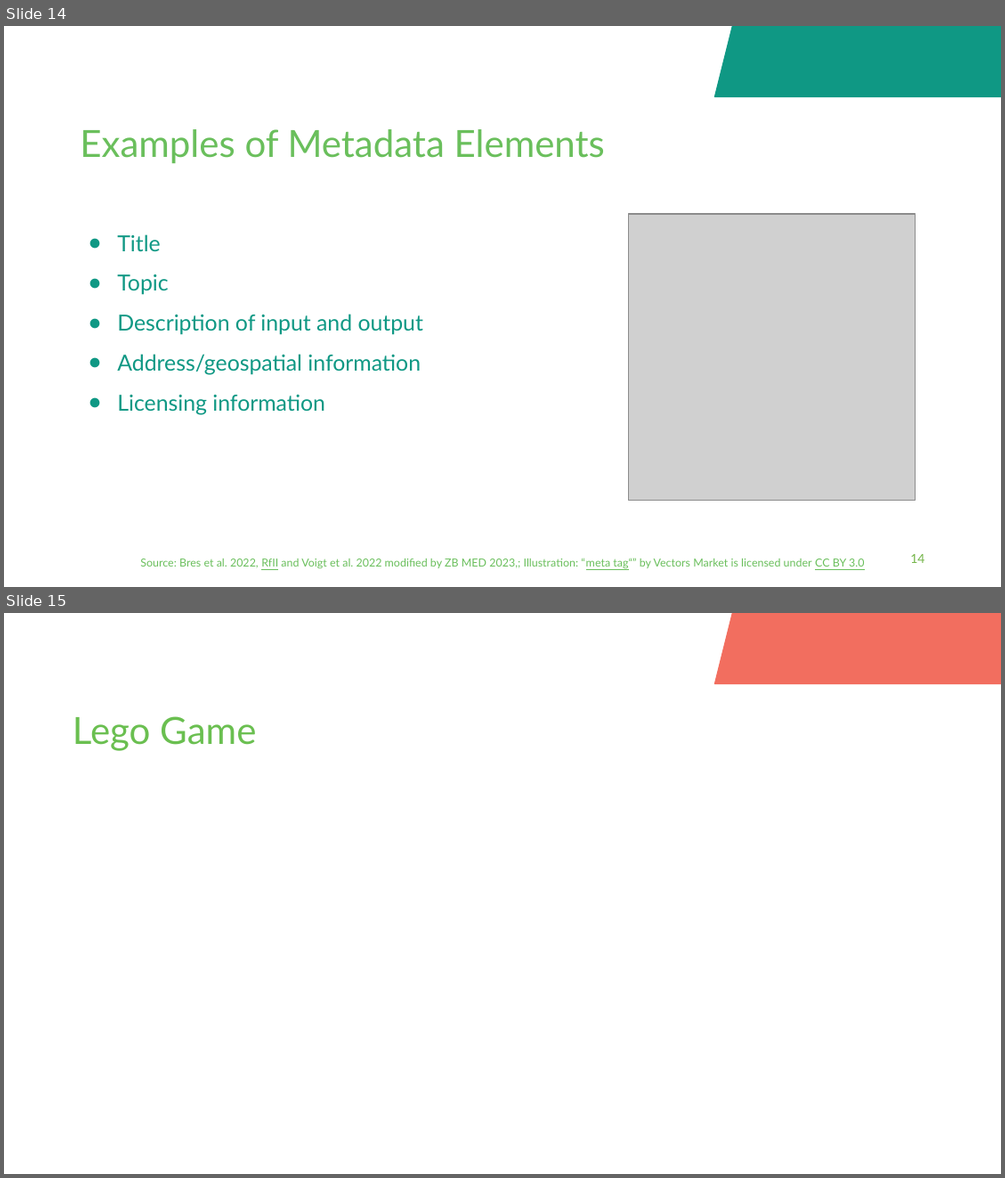
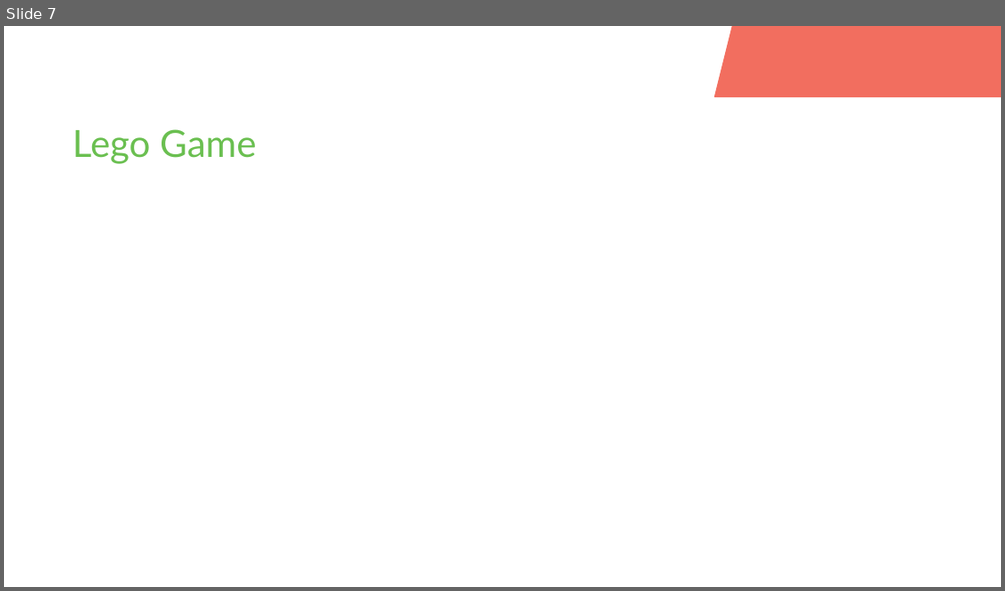
Before and after one commit to fairagro/FAIRagro_Modular-RDM-Training-Material, a slide deck: FAIRagro_Trainings_planned/2026-11_YSM_JKI/20261117-02-Documentation-Intro-05min-Bosse.odp. Shown one above the other, each under a label of ours: slides 14 and 15 before the commit, slide 7 after it. The pictures are 1005x1178 and 1005x591 pixels, drawn with LibreOffice and Linux fonts; fonts in the diff are those of the drawing; grey boxes stand for pictures; background and template pictures are left out. Boxes give left, top, right and bottom in pixels: in the first picture for what was removed or moved away, otherwise in the second. Text is boxed around its words. In the diff, an @@ line names an element or a change of style, - is before the commit and + after.

```diff
--- a/FAIRagro_Trainings_planned/2026-11_YSM_JKI/20261117-02-Documentation-Intro-05min-Bosse.odp
+++ b/FAIRagro_Trainings_planned/2026-11_YSM_JKI/20261117-02-Documentation-Intro-05min-Bosse.odp
@@ slide 14 removed at [4, 26, 1001, 587], background #FFFFFF @@
@@ parallelogram removed at [715, 26, 1001, 97] @@
@@ title removed at [80, 129, 605, 163] @@
-Examples of Metadata Elements
@@ text removed at [117, 234, 423, 415] @@
-● Title
-● Topic
-● Description of input and output
-● Address/geospatial information
-● Licensing information
@@ picture removed at [628, 214, 914, 499] @@
@@ text removed at [140, 557, 864, 568] @@
-Source: Bres et al. 2022, RfII and Voigt et al. 2022 modified by ZB MED 2023,; Illustration: “meta tag“” by Vectors Market is licensed under CC BY 3.0
@@ page number removed at [910, 554, 924, 563] @@
-14
@@ what was slide 15 is now slide 7 @@
```
Also in this commit, not shown: 7 other slides removed, 11 other files.
